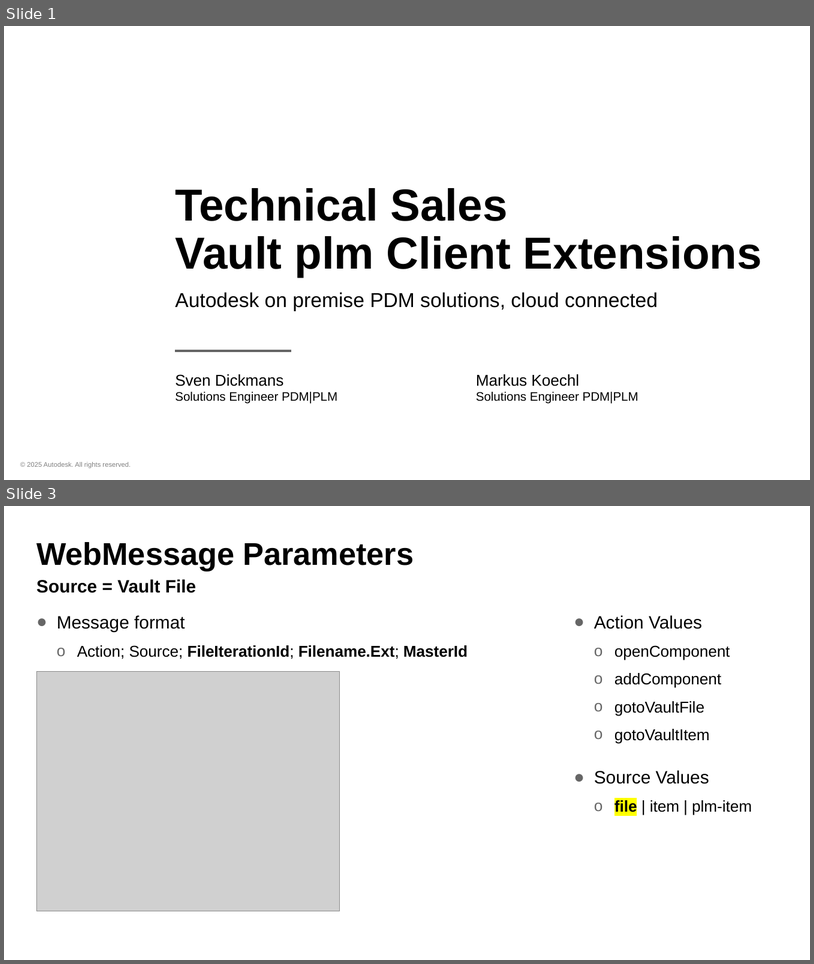
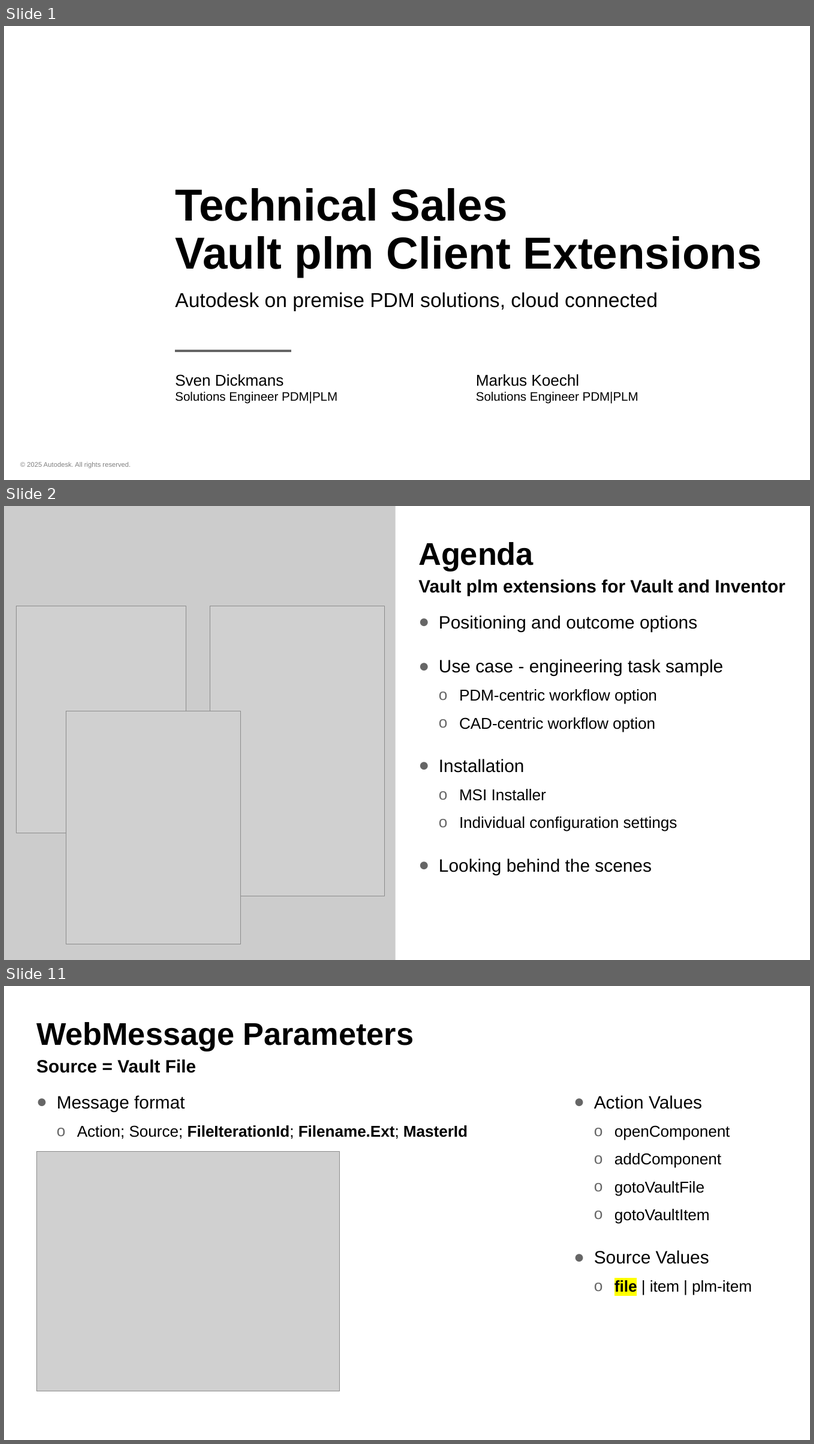
Before and after one commit to koechlm/Autodesk.TS.PlmDesktopExtensions, a slide deck: Autodesk.TS.VaultPlmClientExtensions.pptx. Shown one above the other, each under a label of ours: slides 1 and 3 before the commit, slides 1, 2 and 11 after it; the slides between them are not shown. The pictures are 814x964 and 814x1444 pixels, drawn with LibreOffice and Linux fonts; fonts in the diff are those of the drawing; grey boxes stand for pictures; background and template pictures are left out. Boxes give left, top, right and bottom in pixels: in the first picture for what was removed or moved away, otherwise in the second. Text is boxed around its words. In the diff, an @@ line names an element or a change of style, - is before the commit and + after.

```diff
--- a/Autodesk.TS.VaultPlmClientExtensions.pptx
+++ b/Autodesk.TS.VaultPlmClientExtensions.pptx
@@ slide 2 added at [4, 506, 810, 960], background #FFFFFF @@
@@ rectangle added at [4, 506, 396, 960], fill #CCCCCC @@
@@ title added at [419, 542, 534, 571], 37.3 pt, text #000000, bold @@
+Agenda
@@ text added at [419, 579, 786, 595], 21.3 pt, text #000000, bold @@
+Vault plm extensions for Vault and Inventor
@@ picture added at [16, 606, 186, 832] @@
@@ picture added at [210, 606, 384, 895] @@
@@ text added at [439, 615, 723, 874], 18.7 pt, text #000000 @@
+● Positioning and outcome options
+● Use case - engineering task sample
+  o PDM-centric workflow option
+  o CAD-centric workflow option
+● Installation
+  o MSI Installer
+  o Individual configuration settings
+● Looking behind the scenes
@@ picture added at [66, 711, 240, 944] @@
@@ what was slide 3 is now slide 11 @@
```
Also in this commit, not shown: 8 other slides added, 1 slide removed.
